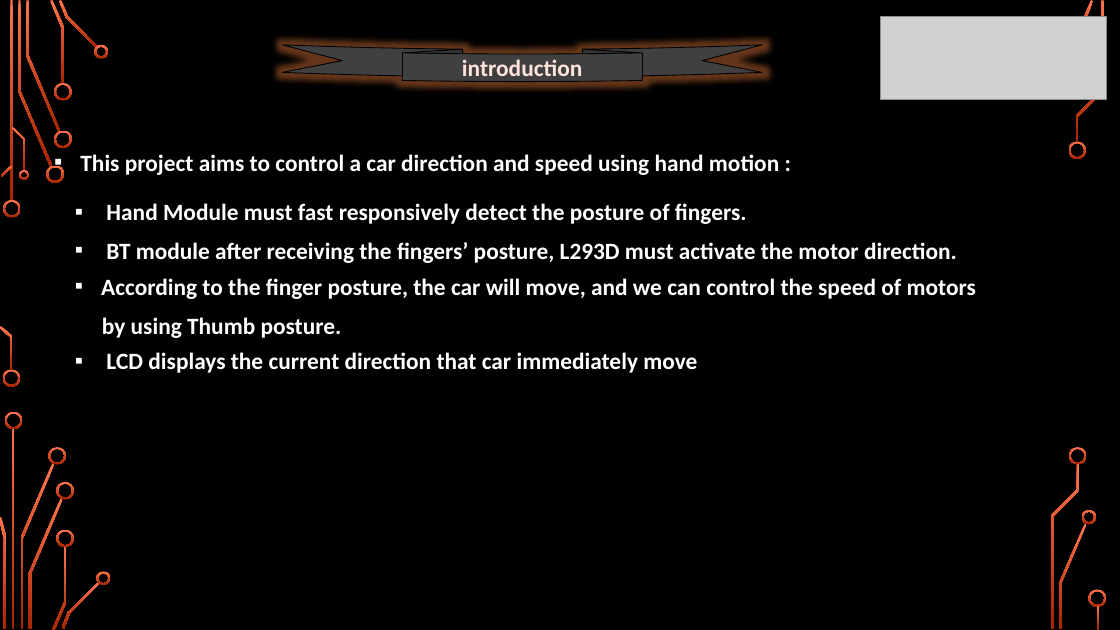
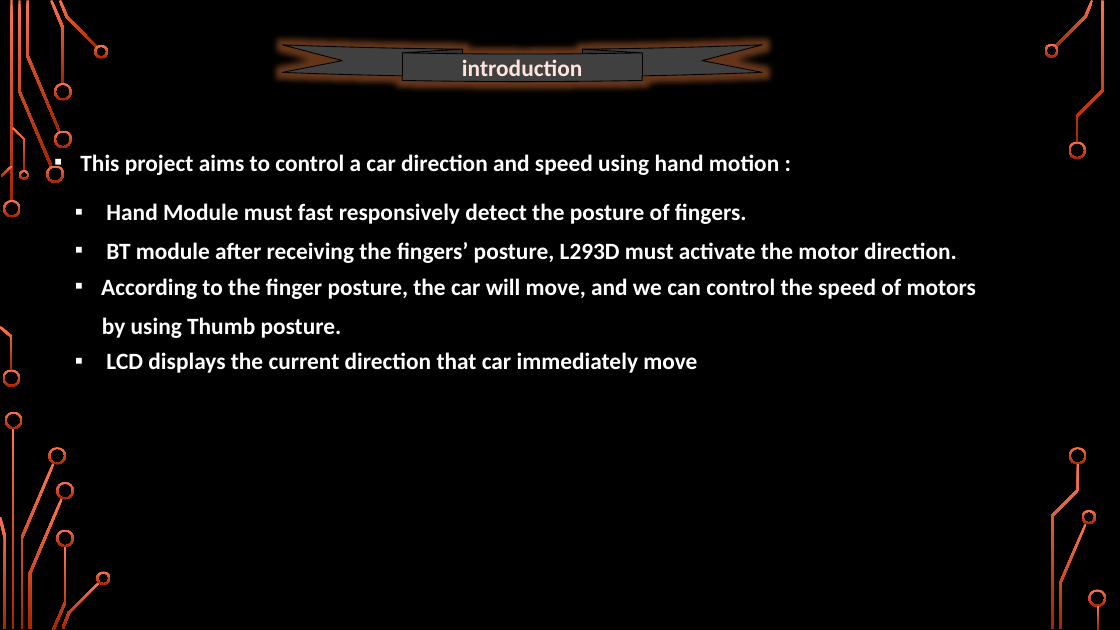
Before and after one commit to abdo6565d/Controlling-Car-with-Hand-Motion, a slide deck: slide 3 of Controlling car with hand motion.pptx. Drawn at 1120x630 pixels with LibreOffice and Linux fonts; fonts in the diff are those of the drawing; grey boxes stand for pictures; background and template pictures are left out. Boxes give left, top, right and bottom in pixels: in the first picture for what was removed or moved away, otherwise in the second. Text is boxed around its words. In the diff, an @@ line names an element or a change of style, - is before the commit and + after.

```diff
--- a/Controlling car with hand motion.pptx
+++ b/Controlling car with hand motion.pptx
@@ picture removed at <box>881,16,1107,99</box> @@
@@ freeform shape added at <box>1044,44,1059,58</box>, fill gradient #FF744E to #A62400 @@
```
Also in this commit, not shown: 3 other slides changed, 1 slide added.
